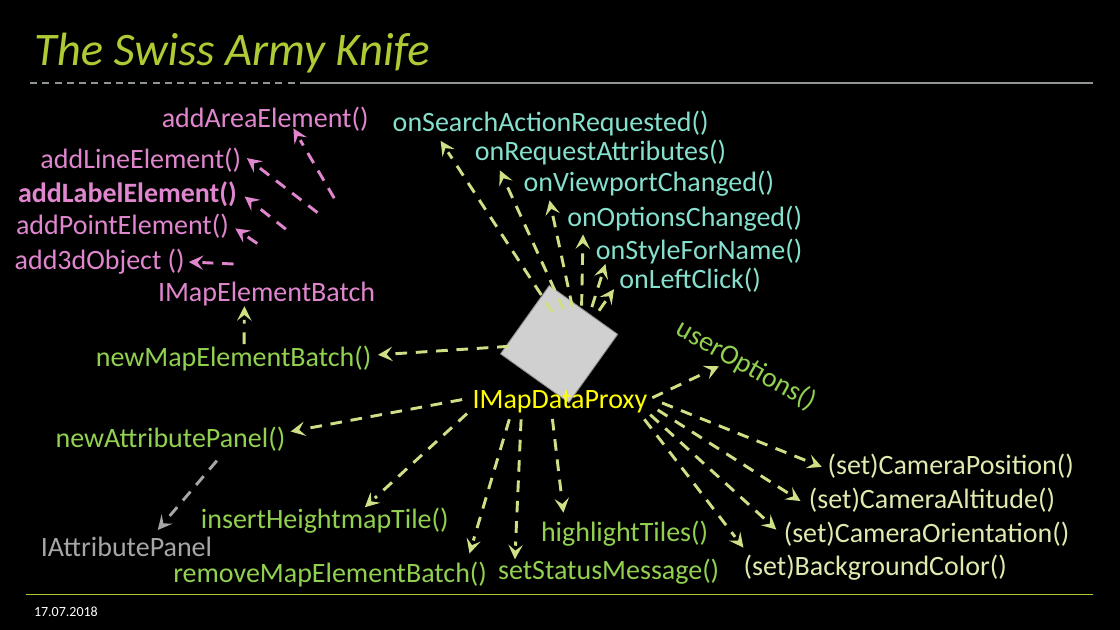
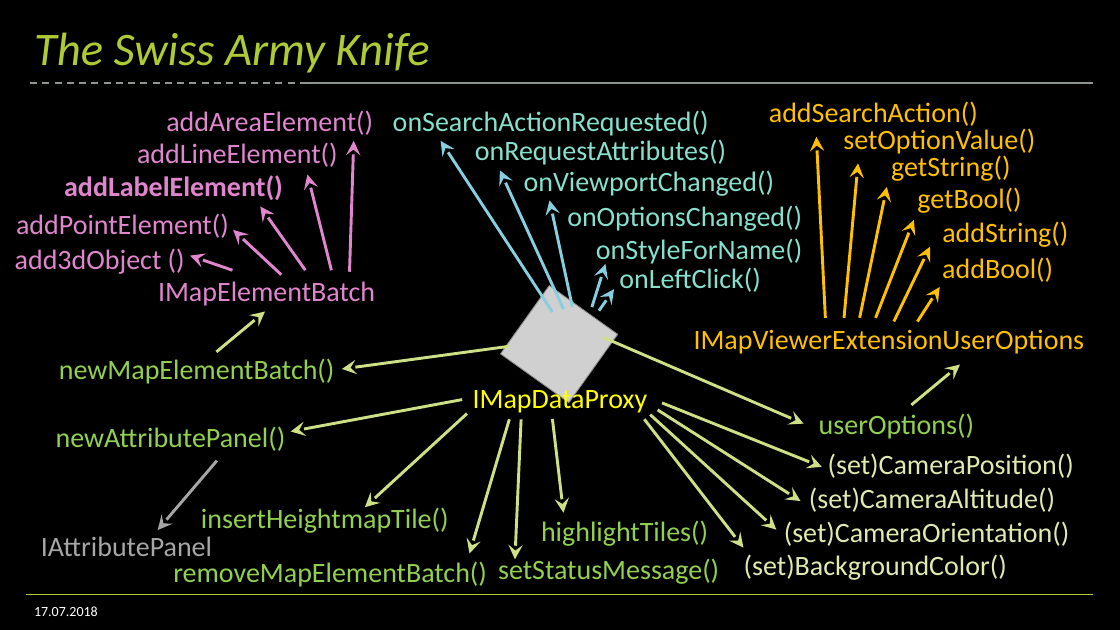
Before and after one commit to Klebert-Engineering/td-2019-mapviewer-ext, a slide deck: slide 8 of workshop.pptx (slide 6 before the commit). Drawn at 1120x630 pixels with LibreOffice and Linux fonts; fonts in the diff are those of the drawing; grey boxes stand for pictures; background and template pictures are left out. Boxes give left, top, right and bottom in pixels: in the first picture for what was removed or moved away, otherwise in the second. Text is boxed around its words. In the diff, an @@ line names an element or a change of style, - is before the commit and + after.

Commit message:
Finished Slides

```diff
--- a/workshop.pptx
+++ b/workshop.pptx
@@ text "addAreaElement()": place and size @@
-text "addAreaElement()" at (162,106,369,134)
+text "addAreaElement()" at (166,110,373,135)
@@ text "addLineElement()": place and size @@
-text "addLineElement()" at (40,147,241,172)
+text "addLineElement()" at (137,142,338,167)
@@ outline #E086CE 2.5 pt dashed to #E086CE 2.5 pt in 3 elements at (261,200,306,278), (308,173,332,272), (350,141,354,272) @@
@@ freeform shape: place and size @@
-freeform shape at (293,129,334,198)
+freeform shape at (350,141,354,272)
@@ text "addLabelElement()": place and size @@
-text "addLabelElement()" at (18,181,237,206)
+text "addLabelElement()" at (64,175,283,200)
@@ freeform shape: place and size @@
-freeform shape at (247,151,318,221)
+freeform shape at (308,173,332,272)
@@ freeform shape: place and size @@
-freeform shape at (244,187,286,239)
+freeform shape at (261,200,306,278)
@@ freeform shape at (233,223,282,282): outline #E086CE 2.5 pt dashed to #E086CE 2.5 pt; rotation 313 to 324 degrees; outline redrawn @@
@@ freeform shape removed at (562,234,604,306) @@
@@ freeform shape at (190,251,232,274): outline #E086CE 2.5 pt dashed to #E086CE 2.5 pt; rotation 278 to 294 degrees; outline redrawn @@
@@ outline #CEE086 2.5 pt dashed to #86CEE0 2.5 pt in 5 elements at (441,128,552,325), (500,165,564,316), (540,200,581,306), (581,265,617,308), (594,290,619,311) @@
@@ outline #CEE086 2.5 pt dashed to #CEE086 2.5 pt in 12 elements at (290,337,462,495), (362,414,470,508), (452,419,527,553), (525,419,592,513), (616,420,772,548), (496,420,540,559), (629,415,799,530), (645,410,813,501), (659,403,825,467), (342,336,509,379), (216,309,265,355), (603,273,804,489) @@
@@ freeform shape: place and size @@
-freeform shape at (652,354,719,410)
+freeform shape at (603,273,804,489)
@@ freeform shape: place and size @@
-freeform shape at (242,307,246,345)
+freeform shape at (216,309,265,355)
@@ text "newMapElementBatch()": place and size @@
-text "newMapElementBatch()" at (96,343,372,371)
+text "newMapElementBatch()" at (59,358,335,384)
@@ freeform shape: place and size @@
-freeform shape at (378,339,509,363)
+freeform shape at (342,336,509,379)
@@ group added at (694,101,1085,408): 7 freeform shapes, 7 texts @@
+addString()
+addBool()
+addSearchAction()
+getString()
+getBool()
+setOptionValue()
+IMapViewerExtensionUserOptions
@@ text "userOptions()": place and size @@
-text "userOptions()" at (653,297,841,429)
+text "userOptions()" at (819,414,974,439)
@@ text "userOptions()" at (819,414,974,439): rotation 29 to 0 degrees @@
@@ freeform shape at (150,461,224,530): outline #A6A6A6 2.5 pt dashed to #A6A6A6 2.5 pt @@
```
Also in this commit, not shown: 5 slides added, 21 slides removed, 2 other files.
